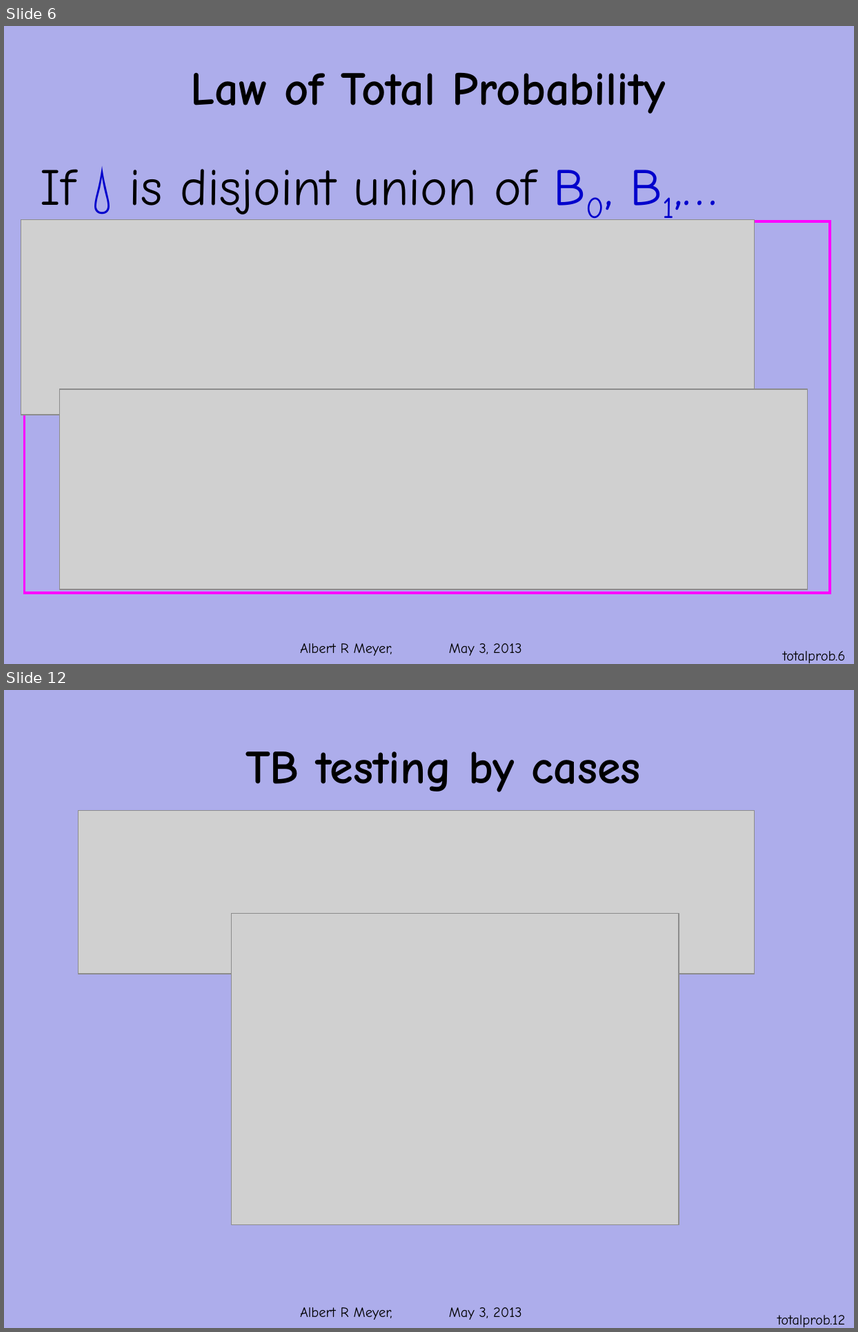
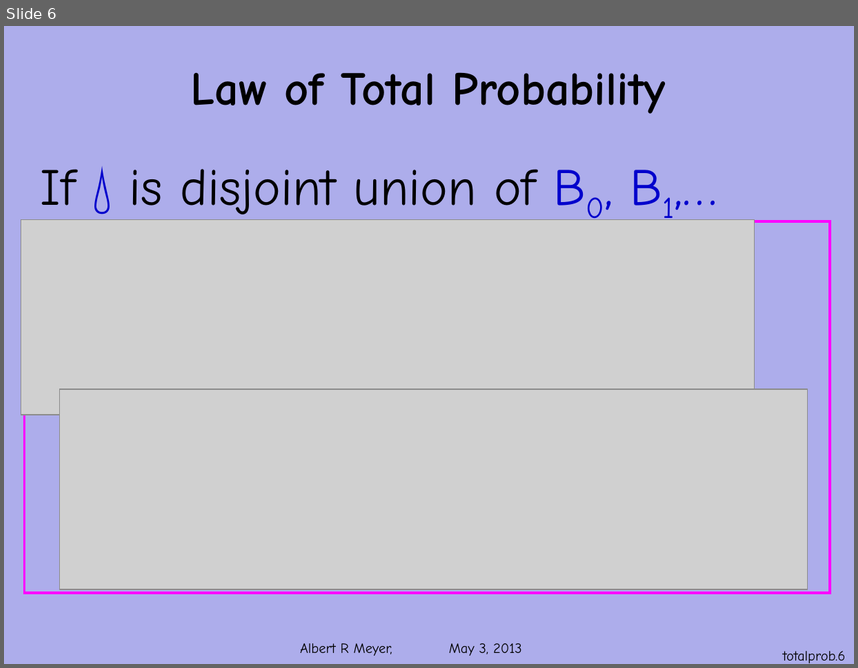
Before and after one commit to armeyer/mcs_web, a slide deck: spring13/slides13/total-probability.pptx. Shown one above the other, each under a label of ours: slides 6 and 12 before the commit, slide 6 after it; the slides between them are not shown. The pictures are 858x1332 and 858x668 pixels, drawn with LibreOffice and Linux fonts; fonts in the diff are those of the drawing; grey boxes stand for pictures; background and template pictures are left out. Boxes give left, top, right and bottom in pixels: in the first picture for what was removed or moved away, otherwise in the second. Text is boxed around its words. In the diff, an @@ line names an element or a change of style, - is before the commit and + after.

Commit message:
add bayes.pptx, corresponding edit to total-probability.pptx

```diff
--- a/spring13/slides13/total-probability.pptx
+++ b/spring13/slides13/total-probability.pptx
@@ slide 12 removed at (4, 690, 854, 1328), background #ADADEB; not listed: 1 template element that a slide beside it also shows @@
@@ text removed at (245, 751, 641, 792) @@
-TB testing by cases
@@ picture removed at (78, 811, 754, 974) @@
@@ picture removed at (232, 913, 679, 1224) @@
@@ line removed from (117, 1020) to (117, 1020) @@
@@ page number removed at (777, 1314, 845, 1327) @@
-totalprob.12
```
Also in this commit, not shown: 10 other slides removed, 1 other file.
